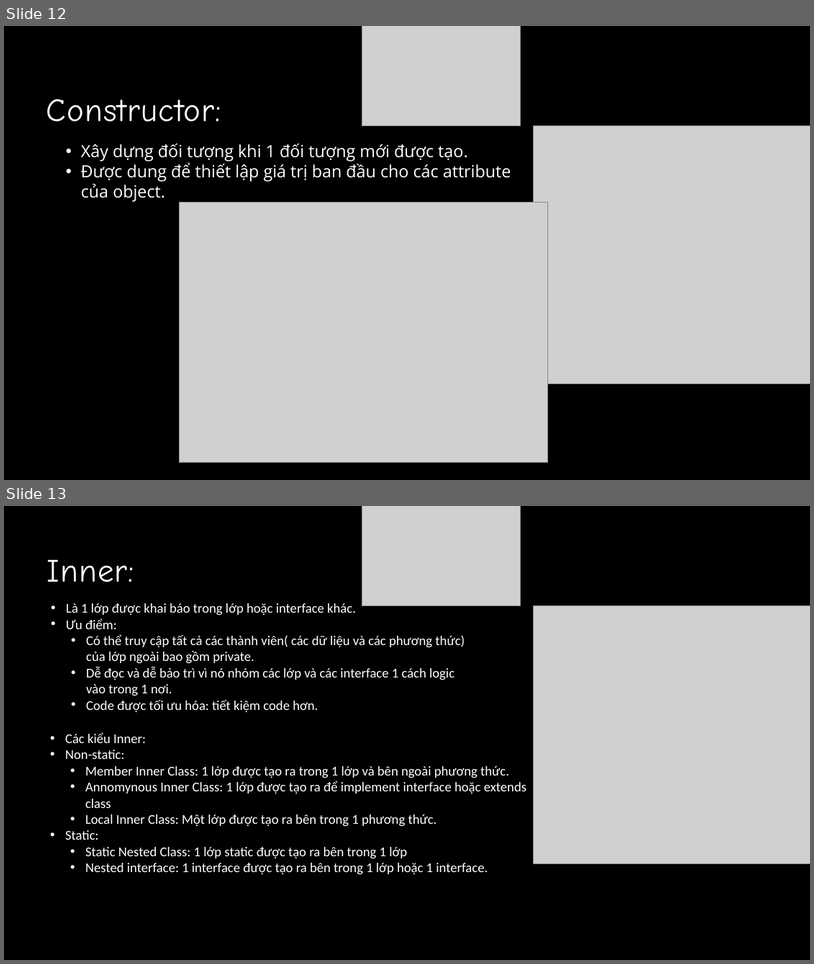
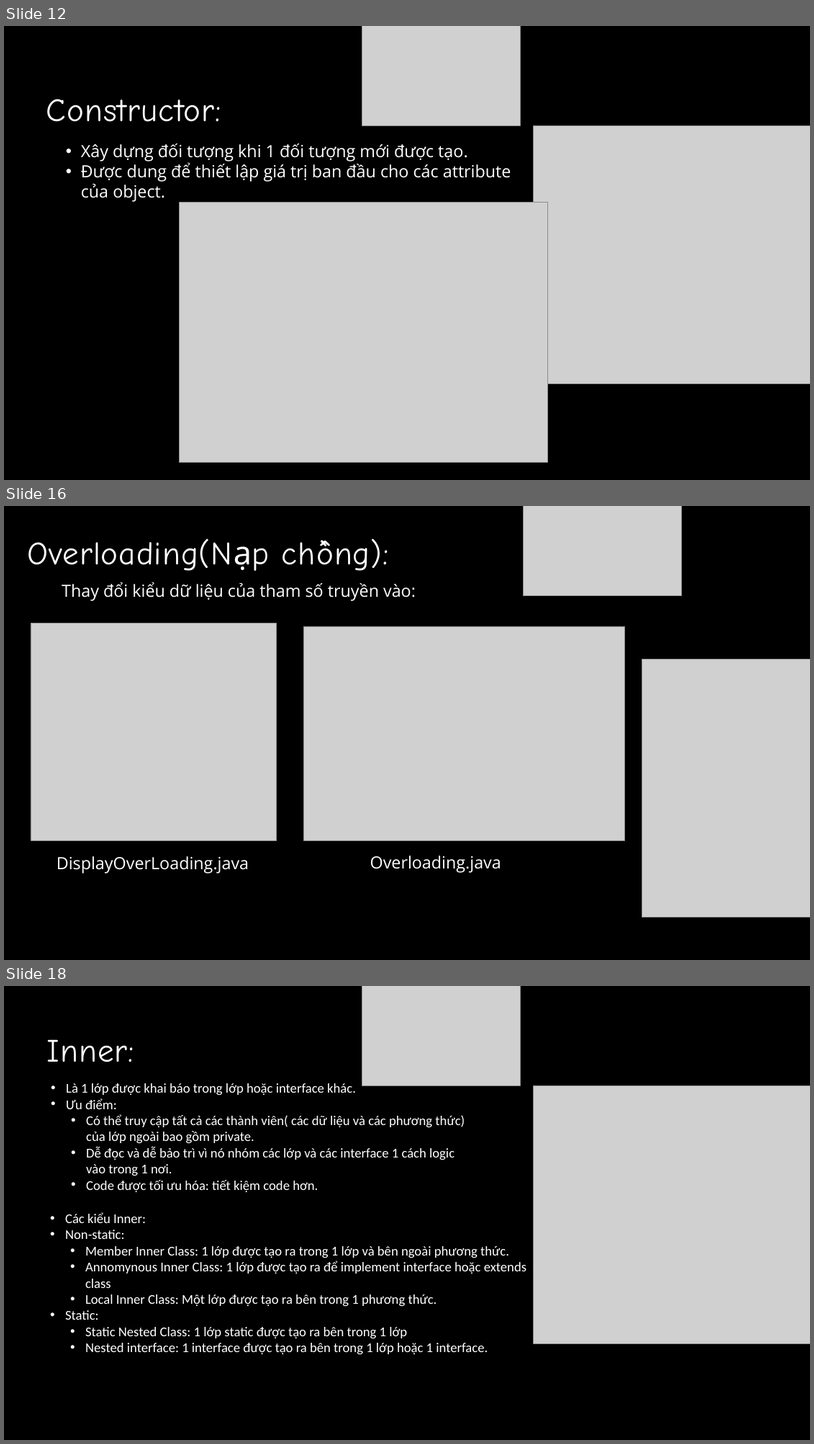
Before and after one commit to QuyetTien1308/intern-nvqtien, a slide deck: baocaotuan1.pptx. Shown one above the other, each under a label of ours: slides 12 and 13 before the commit, slides 12, 16 and 18 after it; the slides between them are not shown. The pictures are 814x964 and 814x1444 pixels, drawn with LibreOffice and Linux fonts; fonts in the diff are those of the drawing; grey boxes stand for pictures. Boxes give left, top, right and bottom in pixels: in the first picture for what was removed or moved away, otherwise in the second. Text is boxed around its words. In the diff, an @@ line names an element or a change of style, - is before the commit and + after.

```diff
--- a/baocaotuan1.pptx
+++ b/baocaotuan1.pptx
@@ slide 16 added at <box>4,506,810,960</box>, background #000000 @@
@@ picture added at <box>523,506,682,596</box> @@
@@ text added at <box>28,538,233,571</box>, 58 pt, text #FFFFFF @@
+Overloading(Nạp chồng):
@@ text added at <box>62,582,416,601</box>, 30 pt, text #FFFFFF @@
+  Thay đổi kiểu dữ liệu của tham số truyền vào:
@@ picture added at <box>31,623,276,840</box> @@
@@ picture added at <box>304,626,625,840</box> @@
@@ picture added at <box>642,659,810,916</box> @@
@@ text added at <box>57,856,249,873</box>, 30 pt, text #FFFFFF @@
+  DisplayOverLoading.java
@@ text added at <box>370,855,502,872</box>, 30 pt, text #FFFFFF @@
+  Overloading.java
@@ what was slide 13 is now slide 18 @@
```
Also in this commit, not shown: 4 other slides added.
